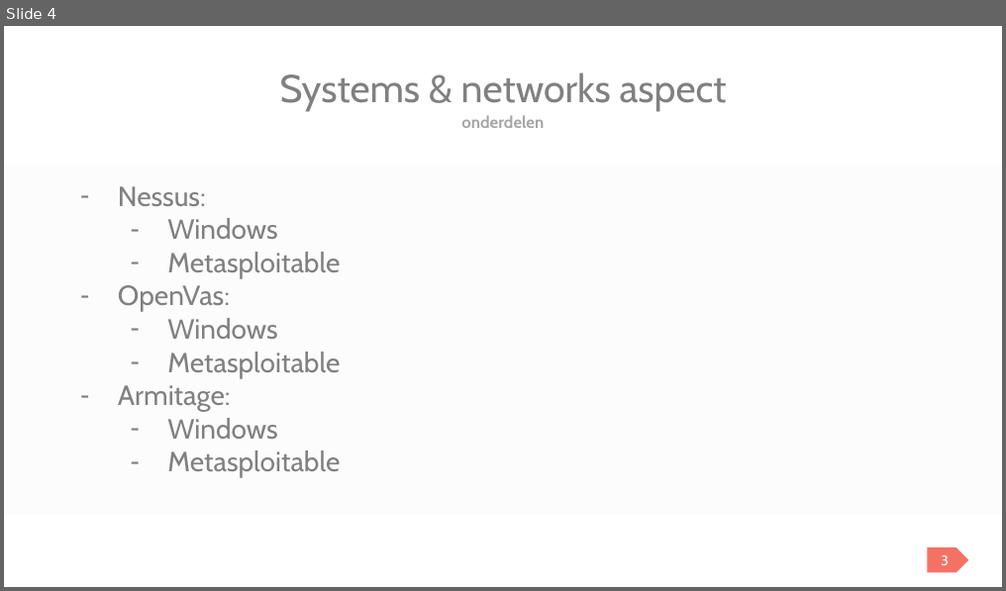
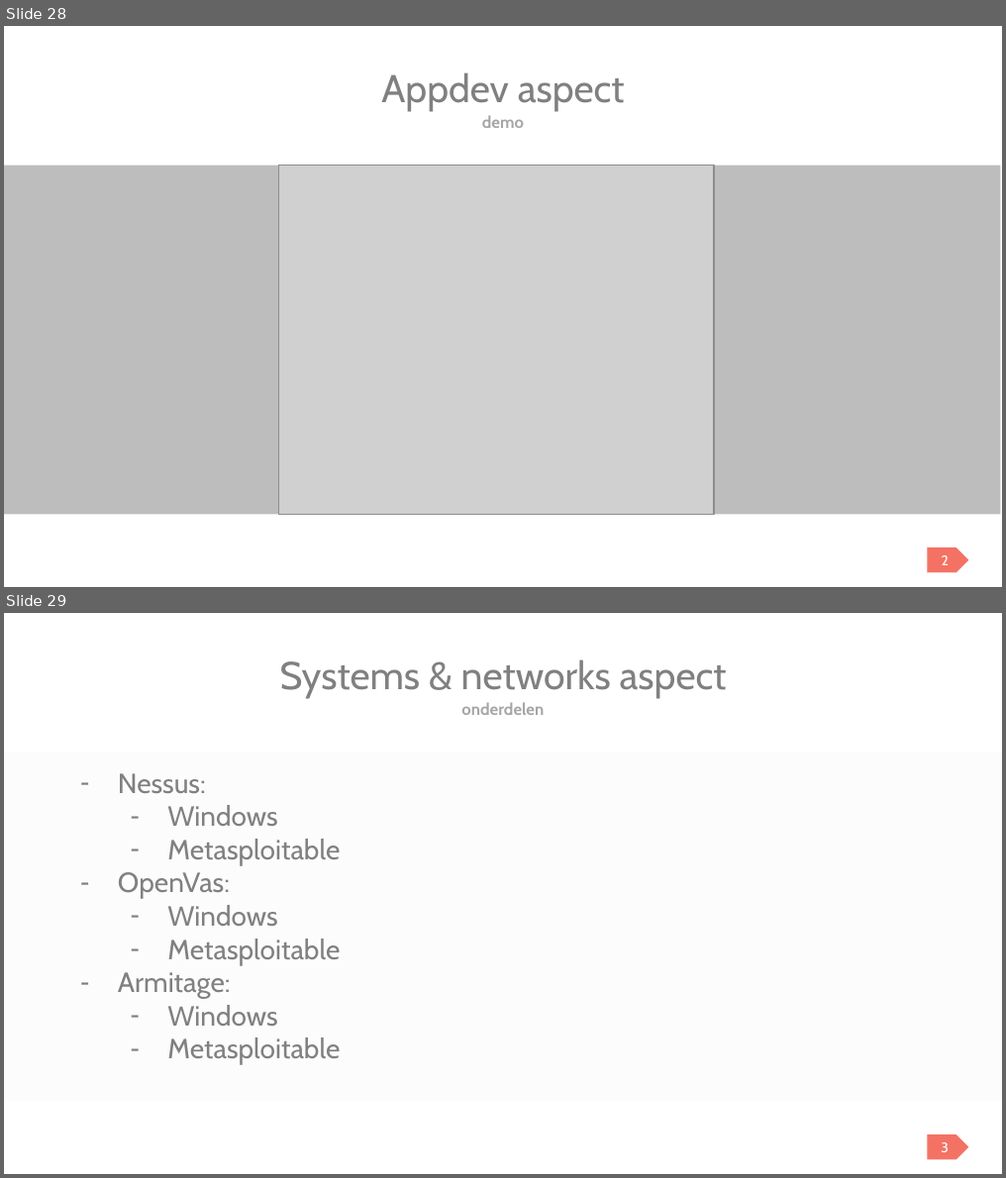
Before and after one commit to BasicSecurityBDSM/project, a slide deck: Basic_Security_PPT.pptx. Shown one above the other, each under a label of ours: slide 4 before the commit, slides 28 and 29 after it. The pictures are 1006x591 and 1006x1178 pixels, drawn with LibreOffice and Linux fonts; fonts in the diff are those of the drawing; grey boxes stand for pictures. Boxes give left, top, right and bottom in pixels: in the first picture for what was removed or moved away, otherwise in the second. Text is boxed around its words. In the diff, an @@ line names an element or a change of style, - is before the commit and + after.

Commit message:
final touches +ppt appdev

```diff
--- a/Basic_Security_PPT.pptx
+++ b/Basic_Security_PPT.pptx
@@ slide 28 added at bbox=[4, 26, 1002, 587], background #FFFFFF @@
@@ title added at bbox=[381, 73, 625, 111], 28 pt, text #808080 @@
+Appdev aspect
@@ text added at bbox=[482, 115, 524, 128], 12 pt, text #A6A6A6, bold @@
+demo
@@ rectangle added at bbox=[4, 166, 1000, 515], fill #BDBDBD @@
@@ picture added at bbox=[278, 166, 714, 515] @@
@@ pentagon arrow added at bbox=[927, 548, 969, 572], fill #F47264, 10 pt, text #FFFFFF @@
+2
@@ what was slide 4 is now slide 29 @@
```
Also in this commit, not shown: 1 slide changed, 24 other slides added, 30 other files.
